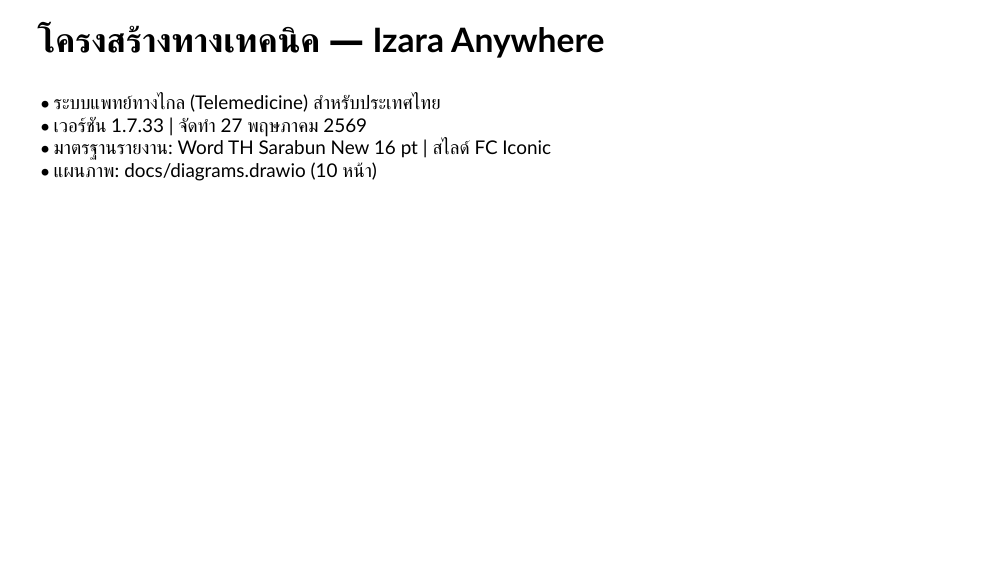
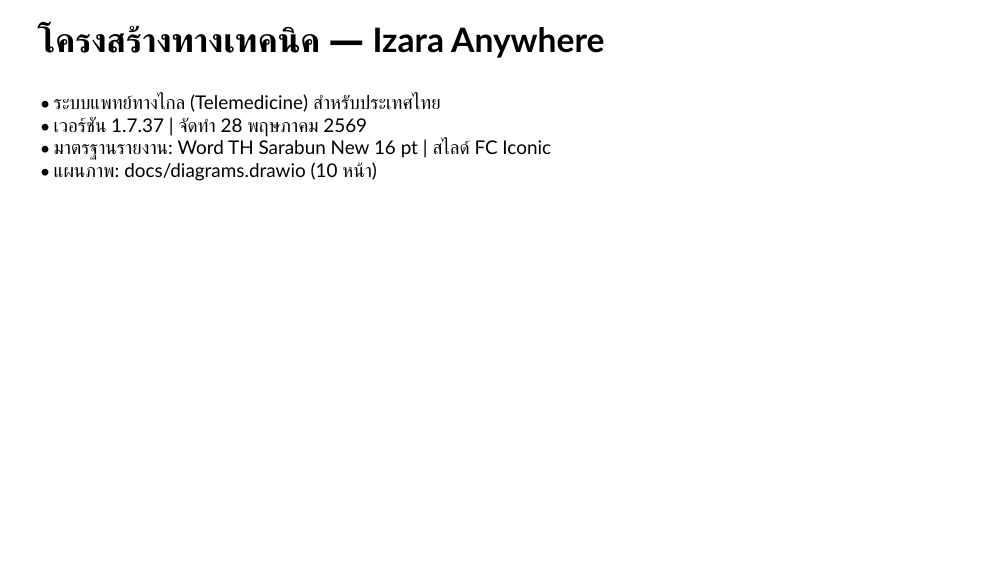
Before and after one commit to chiraleo2000/Isara-Anywhere, a slide deck: slide 1 of docs/TECHNICAL_ARCHITECTURE_PPT_TH.pptx. Drawn at 1008x567 pixels with LibreOffice and Linux fonts; fonts in the diff are those of the drawing. Boxes give left, top, right and bottom in pixels: in the first picture for what was removed or moved away, otherwise in the second. Text is boxed around its words. In the diff, an @@ line names an element or a change of style, - is before the commit and + after.

```diff
--- a/docs/TECHNICAL_ARCHITECTURE_PPT_TH.pptx
+++ b/docs/TECHNICAL_ARCHITECTURE_PPT_TH.pptx
@@ text at (x1=54, y1=117, x2=367, y2=137): text changed @@
-• เวอร์ชัน 1.7.33 | จัดทำ 27 พฤษภาคม 2569
+• เวอร์ชัน 1.7.37 | จัดทำ 28 พฤษภาคม 2569
```
Also in this commit, not shown: 1 other slide changed, 1 slide added, 13 other files.
